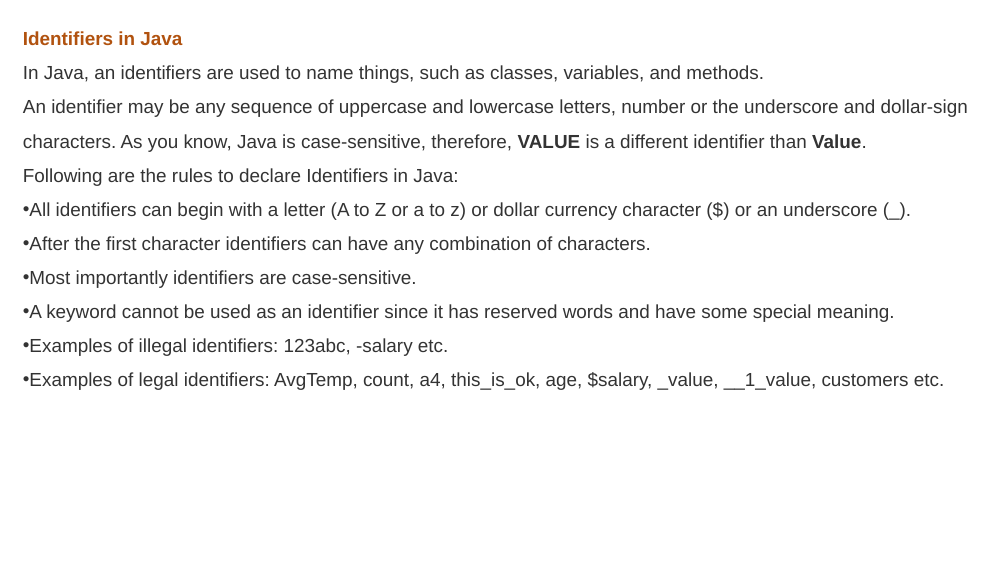
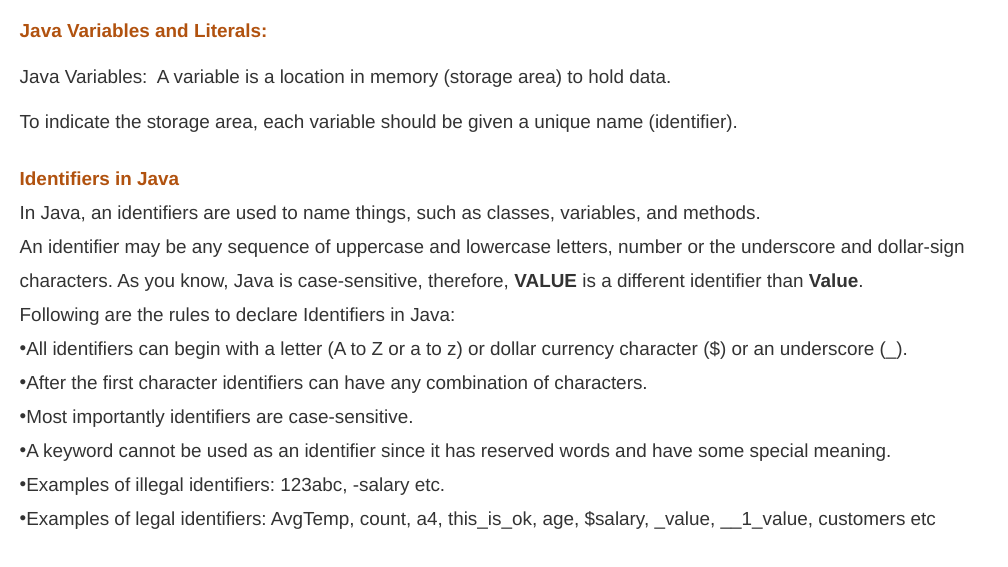
Before and after one commit to 220601650cdac/Concepts-of-Programming, a slide deck: slide 31 of Java.pptx (slide 17 before the commit). Drawn at 1008x567 pixels with LibreOffice and Linux fonts; fonts in the diff are those of the drawing. Boxes give left, top, right and bottom in pixels: in the first picture for what was removed or moved away, otherwise in the second. Text is boxed around its words. In the diff, an @@ line names an element or a change of style, - is before the commit and + after.

```diff
--- a/Java.pptx
+++ b/Java.pptx
@@ text at [20,23,738,132]: paragraphs added @@
+Java Variables and Literals:
+Java Variables: A variable is a location in memory (storage area) to hold data.
+To indicate the storage area, each variable should be given a unique name (identifier).
@@ text at [20,511,936,529]: text changed @@
-• Examples of legal identifiers: AvgTemp, count, a4, this_is_ok, age, $salary, _value, __1_value, customers etc.
+• Examples of legal identifiers: AvgTemp, count, a4, this_is_ok, age, $salary, _value, __1_value, customers etc
```
Also in this commit, not shown: 11 other slides changed, 28 slides added, 1 other file.
